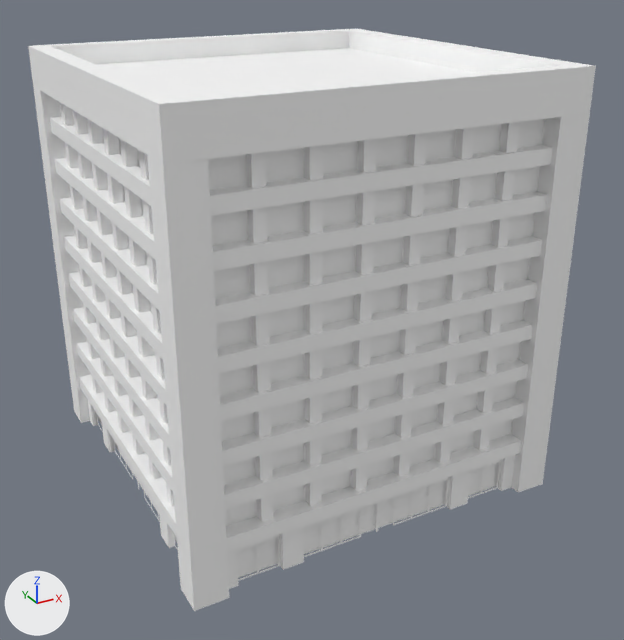
A saved change to the FBX model Assets/Art/Static Meshes/City/Buildings/9F/SM_9F_05.fbx.
The view is the same before and after, from a 50 mm camera at (-27.6, -53.7, 37.6) aimed at (0.7, -2.1, 11.8). The axes (+X, +Y, +Z) are drawn at lower left. The lights are the same throughout. The first picture is the older version. Where no turn or scale is listed for an object, it has been applied to the vertices.

Names of what the first picture shows: 'SM_9F_05'.
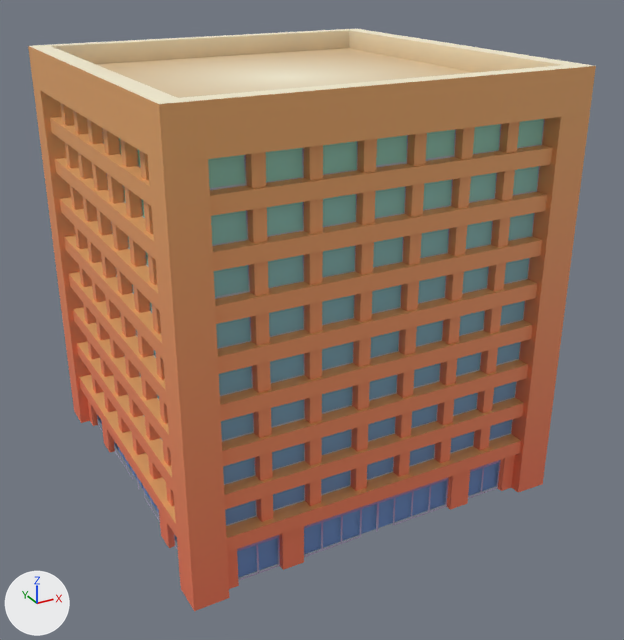
Where the newer file only moved an object's origin or applied its transform, the numbers keep the older frame.

Pixel boxes (x1, y1, x2, y2) of what changed, in the pictures (624 x 640 px):
'SM_9F_05', recoloured (white to brown)
    both: (28, 29, 596, 611)

What the commit changed:
Picture 'T_Atlas_Buildings_BC.png' (img_t_atlas_buildings_bc_png) is new.
Material 'Material #36.076' (mat_material__36_076) is new.
Its texture is img_t_atlas_buildings_bc_png.
Its roughness is 0.553.
me_mesh_004 has 3072 vertices, 1597 faces and spans x -14.0..14.0, y -14.0..14.0, z 0.0..30.5.
me_mesh_004 no longer uses material mat_material__36_004 (white #ffffff).
me_mesh_004 gains material mat_material__36_076 (picture img_t_atlas_buildings_bc_png).
